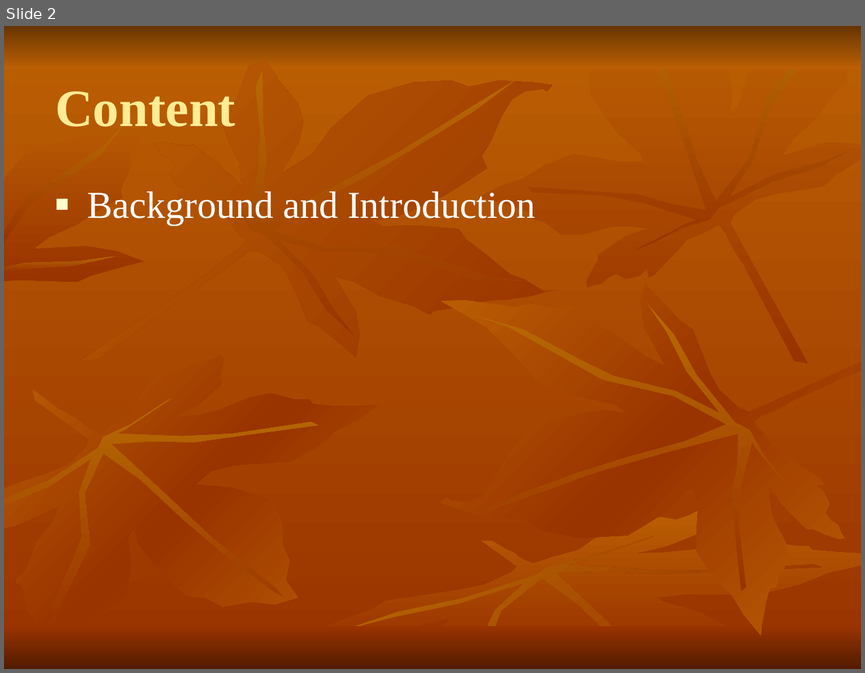
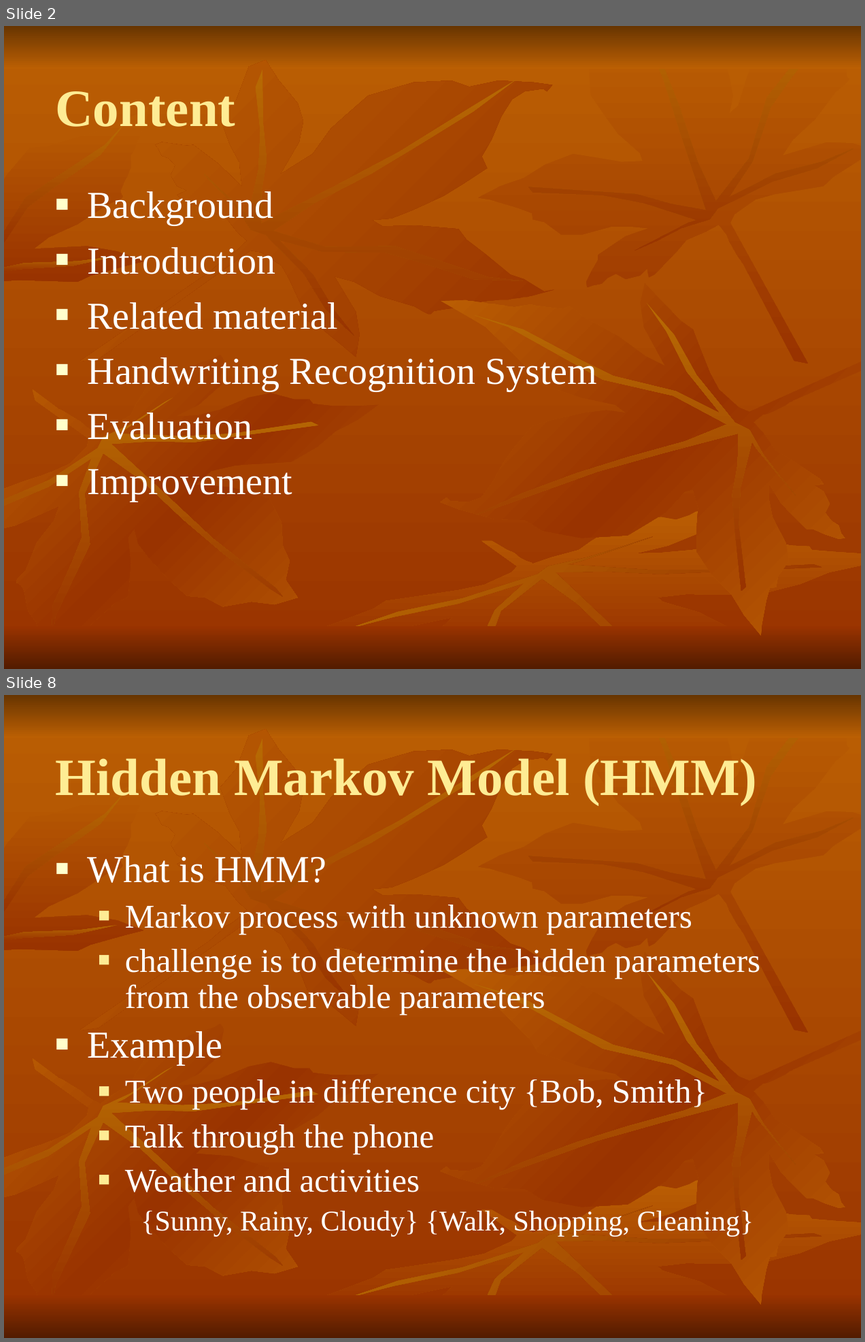
Before and after one commit to shaileshBhokare/honours, a slide deck: Dissertition/report/presentation.ppt. Shown one above the other, each under a label of ours: slide 2 before the commit, slides 2 and 8 after it; the slides between them are not shown. The pictures are 865x673 and 865x1342 pixels, drawn with LibreOffice and Linux fonts; fonts in the diff are those of the drawing. Boxes give left, top, right and bottom in pixels: in the first picture for what was removed or moved away, otherwise in the second. Text is boxed around its words. In the diff, an @@ line names an element or a change of style, - is before the commit and + after.

```diff
--- a/Dissertition/report/presentation.ppt
+++ b/Dissertition/report/presentation.ppt
@@ slide 8 added at box(4, 695, 861, 1338), background gradient #BB5F03 to #993300; not listed: 18 template elements that a slide beside it also shows @@
@@ title added at box(55, 758, 757, 805), 44 pt, text #FEEC94, bold @@
+Hidden Markov Model (HMM)
@@ text added at box(88, 855, 761, 1236), 28 pt, text #FFFFFF @@
+■ What is HMM?
+  ■ Markov process with unknown parameters
+  ■ challenge is to determine the hidden parameters from the observable parameters
+■ Example
+  ■ Two people in difference city {Bob, Smith}
+  ■ Talk through the phone
+  ■ Weather and activities
+    {Sunny, Rainy, Cloudy} {Walk, Shopping, Cleaning}
@@ slide 2 changed as well @@
@@ text at box(88, 191, 597, 501): text changed @@
-■ Background and Introduction
+■ Background
+■ Introduction
+■ Related material
+■ Handwriting Recognition System
+■ Evaluation
+■ Improvement
```
Also in this commit, not shown: 1 other slide changed, 18 other slides added, 1 other file.
